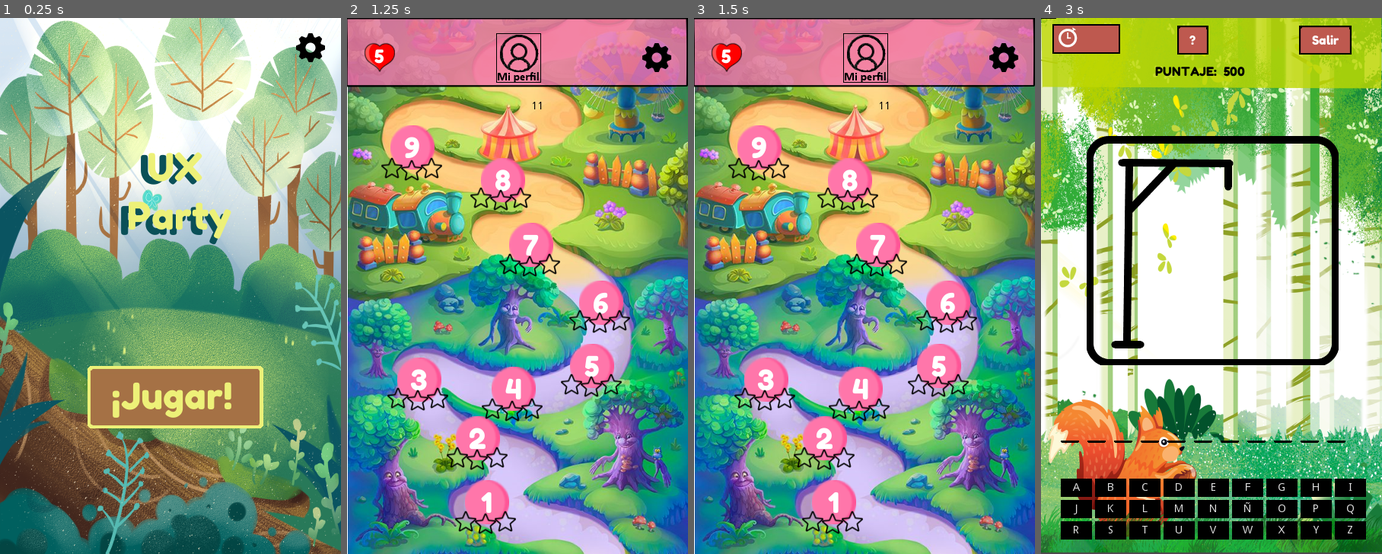
Above: before the commit, frames 1-4 (left to right).
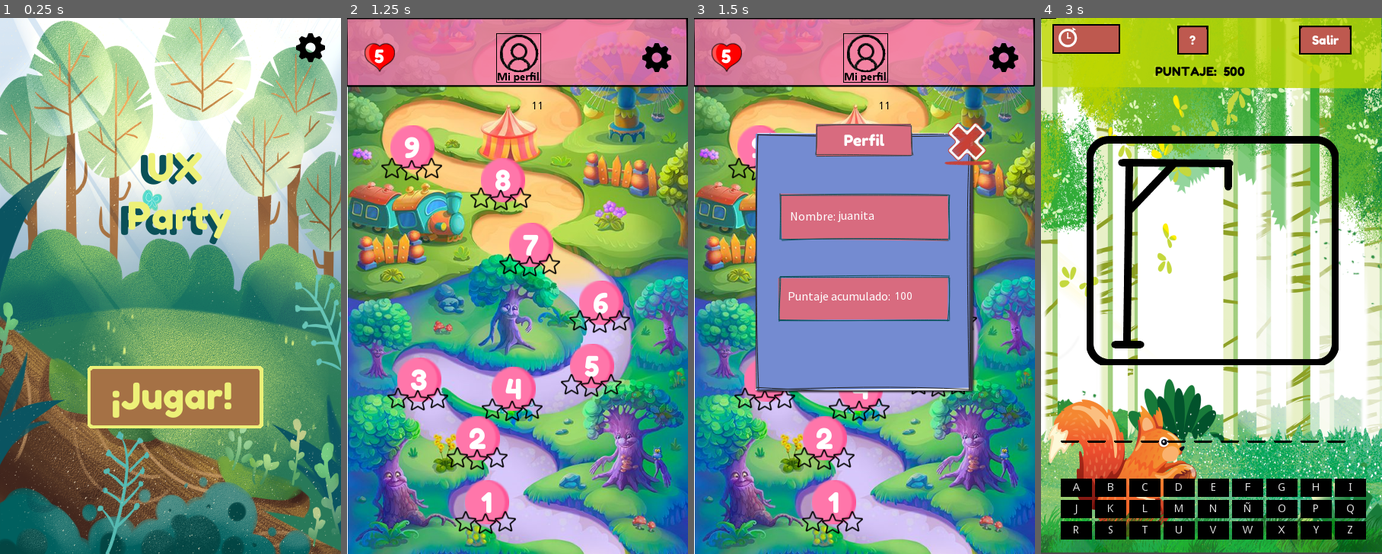
Above: after the commit, the same moments.

Repository: alexiaCat/Ux-Party
Game: Godot game, scene res://main/Main.tscn
Same seed, same stepped clock (60 frames per second), same inputs: the game is played once before the commit and once after it.
Inputs (mouse positions are in pixels of both pictures, inside the frame that each line leads up to):
- Up to frame 1 (0.25 s): no input
- Up to frame 2 (1.25 s): click "¡Jugar!" at 0.5 s
- Up to frame 3 (1.5 s): click (864, 55) at 1.25 s
- Up to frame 4 (3 s): click "5" at 2 s; click "1" at 2.75 s

Frames 1-2 are identical in both runs. In frame 3, 32% of the frame differs, in the area x 17-87%, y 19-71%; in frame 4, nothing differs.

Commit message:
profile

Diff:
--- /dev/null
+++ b/assets/fonts/fontprofile.tres
@@ -0,0 +1,6 @@
+[gd_resource type="DynamicFont" load_steps=2 format=2]
+
+[ext_resource path="res://assets/fonts/SourceSansPro-Regular.ttf" type="DynamicFontData" id=1]
+
+[resource]
+font_data = ExtResource( 1 )
--- a/gamehandler.gd
+++ b/gamehandler.gd
@@ -41,6 +41,12 @@
 		print(vidas_jugador)
 		relojderecargarvidas()
 
+func update_puntajeacumulado():
+	get_tree().get_nodes_in_group("points_player")[0].text = String(puntajeglobal)
+
+func update_nombrejugador():
+	get_tree().get_nodes_in_group("name_player")[0].text = nameplayer
+
 func update_vidas():
 	get_tree().get_nodes_in_group("vidasjugador")[0].text = String(vidas_jugador)
 
--- a/main_map/Main_scene.gd
+++ b/main_map/Main_scene.gd
@@ -7,6 +7,8 @@
 	Gamehandler.update_vidas()
 	Gamehandler.recharge_life()
 	pintarestrellasmapa()
+	Gamehandler.update_puntajeacumulado()
+	Gamehandler.update_nombrejugador()
 
 
 func pintarestrellasmapa():
--- a/main_map/Main_scene.tscn
+++ b/main_map/Main_scene.tscn
@@ -9,6 +9,7 @@
 [ext_resource path="res://stars/mapa_star.tscn" type="PackedScene" id=7]
 [ext_resource path="res://menus/menu_mapaprincipal.tscn" type="PackedScene" id=8]
 [ext_resource path="res://menus/menuprincipal.gd" type="Script" id=9]
+[ext_resource path="res://profile/Profile.tscn" type="PackedScene" id=10]
 
 [node name="Main_scene" type="Node2D"]
 script = ExtResource( 3 )
@@ -237,8 +238,12 @@
 [node name="Timer_2" type="Timer" parent="."]
 
 [node name="Menu" parent="." instance=ExtResource( 8 )]
+visible = false
 script = ExtResource( 9 )
 
+[node name="Profile" parent="." instance=ExtResource( 10 )]
+
+[connection signal="button_up" from="HUD/Control/MarginContainer/HBoxContainer/Myprofile" to="Profile" method="_on_Myprofile_button_up"]
 [connection signal="button_up" from="HUD/Control/MarginContainer/HBoxContainer/Config" to="Menu" method="_on_Config_button_up"]
 [connection signal="pressed" from="Level1" to="." method="_on_Level1_pressed"]
 [connection signal="pressed" from="Level2" to="." method="_on_Level2_pressed"]
@@ -250,6 +255,7 @@
 [connection signal="pressed" from="Level8" to="." method="_on_Level8_pressed"]
 [connection signal="pressed" from="Level9" to="." method="_on_Level9_pressed"]
 [connection signal="timeout" from="Timer_2" to="." method="_on_tiempo_vidas_timeout"]
+[connection signal="button_up" from="Profile/Modal_profile/btn_exit" to="Profile" method="_on_btn_exit_button_up"]
 
 [editable path="HUD"]
 [editable path="mapa_star"]
@@ -263,3 +269,4 @@
 [editable path="mapa_star/estrellas8"]
 [editable path="mapa_star/estrellas9"]
 [editable path="Menu"]
+[editable path="Profile"]
--- /dev/null
+++ b/profile/Profile.gd
@@ -0,0 +1,21 @@
+extends Control
+
+
+onready var popup = get_node("Modal_profile")
+
+
+func _ready():
+	pass # Replace with function body.
+
+
+# Called every frame. 'delta' is the elapsed time since the previous frame.
+#func _process(delta):
+#
+
+
+func _on_Myprofile_button_up():
+	popup.visible = true
+
+
+func _on_btn_exit_button_up():
+	popup.visible = false
--- /dev/null
+++ b/profile/Profile.tscn
@@ -0,0 +1,74 @@
+[gd_scene load_steps=7 format=2]
+
+[ext_resource path="res://profile/profile.png" type="Texture" id=1]
+[ext_resource path="res://assets/fonts/fontprofile.tres" type="DynamicFont" id=2]
+[ext_resource path="res://menus/btn_exit.png" type="Texture" id=3]
+[ext_resource path="res://assets/fonts/SourceSansPro-Regular.ttf" type="DynamicFontData" id=4]
+[ext_resource path="res://profile/Profile.gd" type="Script" id=5]
+
+[sub_resource type="DynamicFont" id=1]
+font_data = ExtResource( 4 )
+
+[node name="Profile" type="Control"]
+margin_right = 40.0
+margin_bottom = 40.0
+script = ExtResource( 5 )
+
+[node name="Modal_profile" type="WindowDialog" parent="."]
+visible = true
+anchor_left = 0.5
+anchor_top = 0.5
+anchor_right = 0.5
+anchor_bottom = 0.5
+margin_left = -141.0
+margin_top = -181.0
+margin_right = 142.0
+margin_bottom = 138.0
+
+[node name="TextureRect" type="TextureRect" parent="Modal_profile"]
+margin_left = -1.5
+margin_top = -31.5
+margin_right = 280.5
+margin_bottom = 318.5
+texture = ExtResource( 1 )
+
+[node name="textpoint" type="Label" parent="Modal_profile/TextureRect"]
+margin_left = 41.5
+margin_top = 215.5
+margin_right = 176.5
+margin_bottom = 236.5
+custom_fonts/font = ExtResource( 2 )
+text = "Puntaje acumulado:"
+
+[node name="points_pl" type="Label" parent="Modal_profile/TextureRect/textpoint" groups=["points_player"]]
+margin_left = 140.0
+margin_top = 4.0
+margin_right = 180.0
+margin_bottom = 18.0
+text = "1000"
+
+[node name="textname" type="Label" parent="Modal_profile/TextureRect"]
+anchor_top = 1.0
+anchor_right = 1.0
+anchor_bottom = 1.0
+margin_left = 44.5
+margin_top = -239.5
+margin_right = 64.5
+margin_bottom = -218.5
+custom_fonts/font = SubResource( 1 )
+text = "Nombre:"
+
+[node name="name_pl" type="Label" parent="Modal_profile/TextureRect/textname" groups=["name_player"]]
+margin_left = 63.0
+margin_top = -1.0
+margin_right = 103.0
+margin_bottom = 20.0
+custom_fonts/font = ExtResource( 2 )
+text = "juana"
+
+[node name="btn_exit" type="TextureButton" parent="Modal_profile"]
+margin_left = 244.0
+margin_top = -39.0
+margin_right = 308.0
+margin_bottom = 25.0
+texture_normal = ExtResource( 3 )
Not shown: 1 places in main_map/Main_scene.tscn that only renumber resources
Binary file added: profile/profile.png
Not shown, added: profile/profile.png.import
